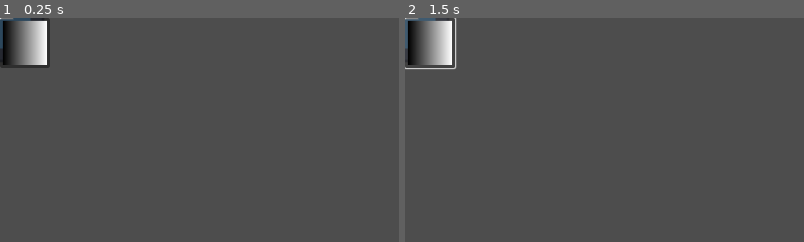
Above: before the commit, frames 1-2 (left to right).
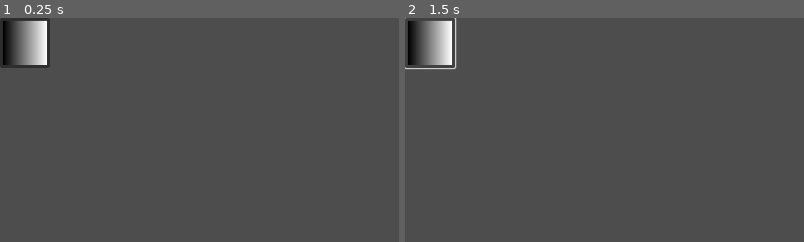
Above: after the commit, the same moments.

Repository: SkeleKing04/Mutant
Game: Godot game, scene res://Scenes/Limb Testing.tscn
Two runs of this game, one before a commit and one after it. Both use one fixed random seed, a clock stepped at 60 frames per second and the inputs below. This scene is started directly instead of the project's main scene. The engine's default icon, where the game draws it, is replaced by a stand-in: a white triangle on a blue panel in a dark square.
Inputs (mouse positions are % of the whole screen's width and height, from its top left):
- Up to frame 1 (0.25 s): no input
- Up to frame 2 (1.5 s): click (3, 6) at 0.5 s; click (3, 6) at 1.25 s
The pictures show only the part of the screen within x 0-50%, y 0-50%; the shares and areas given below are measured in that part.

The runs differ from the first frame. In frame 1, 0.2% of the frame differs, in the area x 0-8%, y 0-14%; in frame 2, 0.2%.
Error after the commit: Invalid call. Nonexistent function '__addChildLimb' in base 'Node3D'. (res://Scripts/StatManager.gd:96)

Commit message:
Started on support for sockets and slotting in limbs, but itll need more time in the oven (currently working on a sort of demo scene)

Diff:
--- a/mutant/Scenes/Limb Testing.tscn
+++ b/mutant/Scenes/Limb Testing.tscn
@@ -1,6 +1,5 @@
-[gd_scene load_steps=5 format=3 uid="uid://tjaedo4c7pa8"]
+[gd_scene load_steps=4 format=3 uid="uid://tjaedo4c7pa8"]
 
-[ext_resource type="PackedScene" uid="uid://q2xk3vvwgb6w" path="res://Scenes/base_limb.tscn" id="1_iumqr"]
 [ext_resource type="Script" uid="uid://di2mike51aqib" path="res://Scripts/StatManager.gd" id="1_ptfnq"]
 
 [sub_resource type="Gradient" id="Gradient_mtuuw"]
@@ -11,11 +10,43 @@
 
 [node name="LimbTesting" type="Node3D"]
 
-[node name="Torso" type="Node" parent="." node_paths=PackedStringArray("_headLimb")]
+[node name="Torso" type="Node" parent="."]
 script = ExtResource("1_ptfnq")
-_headLimb = NodePath("BaseLimb")
+_sockets = {
+"Arms": {
+NodePath("Arm Sockets/Head"): 0.1,
+NodePath("Arm Sockets/ShoulderLeft"): 0.175,
+NodePath("Arm Sockets/ShoulderRight"): 0.175,
+NodePath("Arm Sockets/UnderarmLeft"): 0.175,
+NodePath("Arm Sockets/UnderarmRight"): 0.175,
+NodePath("Arm Sockets/Chest"): 0.1,
+NodePath("Arm Sockets/Back"): 0.1,
+NodePath("Arm Sockets/ThighLeft"): 0.1,
+NodePath("Arm Sockets/ThighRight"): 0.1
+},
+"Legs": {},
+"Other": {}
+}
 
-[node name="BaseLimb" parent="Torso" instance=ExtResource("1_iumqr")]
+[node name="Arm Sockets" type="Node" parent="Torso"]
+
+[node name="Head" type="Node3D" parent="Torso/Arm Sockets"]
+
+[node name="ShoulderLeft" type="Node3D" parent="Torso/Arm Sockets"]
+
+[node name="ShoulderRight" type="Node3D" parent="Torso/Arm Sockets"]
+
+[node name="UnderarmLeft" type="Node3D" parent="Torso/Arm Sockets"]
+
+[node name="UnderarmRight" type="Node3D" parent="Torso/Arm Sockets"]
+
+[node name="Chest" type="Node3D" parent="Torso/Arm Sockets"]
+
+[node name="Back" type="Node3D" parent="Torso/Arm Sockets"]
+
+[node name="ThighLeft" type="Node3D" parent="Torso/Arm Sockets"]
+
+[node name="ThighRight" type="Node3D" parent="Torso/Arm Sockets"]
 
 [node name="Node" type="Node" parent="."]
 
@@ -25,4 +56,4 @@
 icon = SubResource("GradientTexture2D_n3iy7")
 
 [connection signal="ready" from="." to="Torso" method="__onReady"]
-[connection signal="pressed" from="Node/Button" to="Torso" method="__onButtonPressed"]
+[connection signal="pressed" from="Node/Button" to="Torso" method="__onButtonPressed" binds= ["Arms"]]
--- a/mutant/Scripts/StatManager.gd
+++ b/mutant/Scripts/StatManager.gd
@@ -1,10 +1,11 @@
 extends Node
 
-@export var _headLimb : BaseLimb
 var _summedWeight : float = 0
 var _summedSpeed : float = 0
 var _summedHealth : float = 0
 var _limbCount : Array[int] = [0, 0, 0, 0, 0]
+#the first is for arms, then legs, then any extras
+@export var _sockets : Dictionary = {"Arms" : {}, "Legs" : {}, "Other" : {}}
 
 func __limbSum() -> int:
 	var sum = 0
@@ -13,17 +14,36 @@
 	return sum
 
 func __onReady():
-	__initialiseBody()
-	_headLimb.__executeBranchingFunctions(0)
+	_sockets["Arms"]
 	pass
 
-func __initialiseBody():
+func __executeLimbTrees():
+	for key in _sockets:
+		for socket in _sockets[key]:
+			get_node_and_resource(socket)[0].__executeBranchingFunctions(0)
+
+func __doLimbMaths():
+	#reset limb counts
 	for index in _limbCount.size():
 		_limbCount[index] = 0
-	__calculateLimbCount(_headLimb)
-	_summedWeight = __calculateWeight(_headLimb)
-	_summedSpeed = __calculateSpeed(_headLimb) / _summedWeight
-	_summedHealth = __calculateHealth(_headLimb)
+
+	#count all the limbs
+	for key in _sockets:
+		for socket in _sockets[key]:
+			__calculateLimbCount(get_node_and_resource(socket)[0])
+
+	#calculate the stats
+	_summedWeight = 0
+	_summedHealth = 0
+	_summedSpeed = 0
+	for key in _sockets:
+		for socket in _sockets[key]:
+			var sock = get_node_and_resource(socket)[0]
+			_summedWeight += __calculateWeight(sock)
+			_summedSpeed += __calculateSpeed(sock)
+			_summedHealth += __calculateHealth(sock)
+	_summedSpeed /= _summedWeight
+	#print them out
 	print("Stats | Limb Count: " + str(_limbCount) + " = " + str(__limbSum()) + " | Weight: " + str(_summedWeight) + " | Speed: " + str(_summedSpeed) + " | Health: " + str(_summedHealth))
 
 func __calculateWeight(limb : BaseLimb) -> float:
@@ -55,13 +75,27 @@
 		__calculateLimbCount(subLimb)
 	_limbCount[limb._type] += 1
 
+#debug function - does whatever you need it to - REMOVE BEFORE ANY RELEASE!!!
+func __onButtonPressed(key):
+	#adding a limb to a random socket
+	#sum the socket weights
+	var sumWeights = 0
+	for socket in _sockets[key]:
+		sumWeights += _sockets[key][socket]
+	var roundedWeights = _sockets[key].values()
+	for weight in roundedWeights:
+		weight /= sumWeights
 
-func __onButtonPressed() -> void:
-	var target = _headLimb
-	if _headLimb._childLimbs.size() > 0 and randi_range(0, 10) > 2:
-		target = _headLimb._childLimbs[randi_range(0, _headLimb._childLimbs.size() - 1)]
+	var rnd = randi_range(0, 100) / 100.0
+	var totalWeight = 0
+	for i in roundedWeights.size():
+		totalWeight += roundedWeights[i]
+		if rnd <= totalWeight:
+			#apply the limb here
+			#print(str(_sockets[key].keys()[i]))
+			get_node_and_resource(_sockets[key].keys()[i])[0].__addChildLimb(BaseLimb.new())
+			__doLimbMaths()
+			__executeLimbTrees()
+			pass
 
-	target.__addChildLimb(BaseLimb.new(10, 3, randi_range(0, 4)))
-	__initialiseBody()
-	_headLimb.__executeBranchingFunctions(0)
-	pass # Replace with function body.
+	pass
